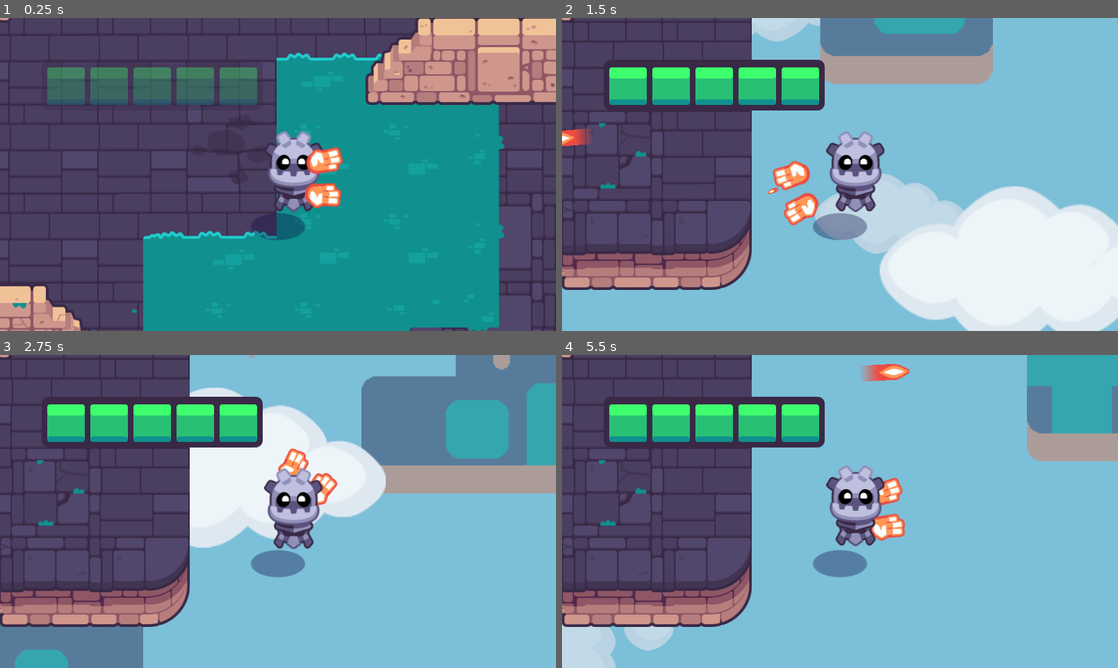
Above: before the commit, frames 1-4 (two rows, left to right).
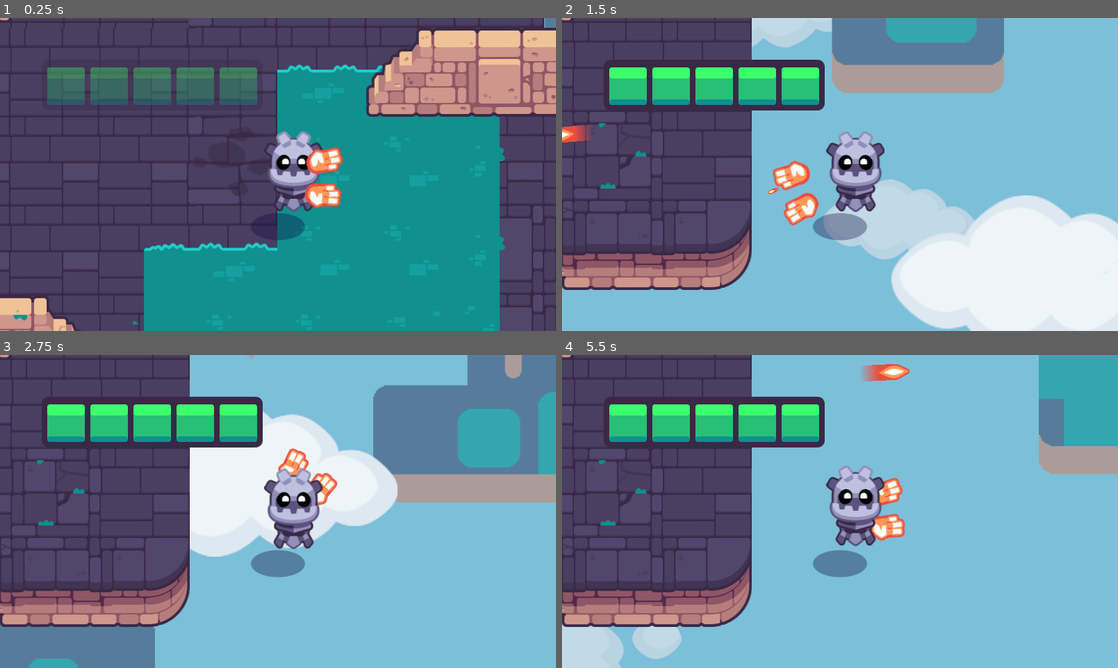
Above: after the commit, the same moments.

Repository: ellaclz/2d-GameDev_Course
Game: Godot game, scene res://start.tscn
Same seed, same stepped clock (60 frames per second), same inputs: the game is played once before the commit and once after it. This scene is started directly instead of the project's main scene. Sound files missing from this copy of the repository are replaced by a short silence.
Inputs (mouse positions are in pixels of both pictures, inside the frame that each line leads up to):
- Up to frame 1 (0.25 s): no input
- Up to frame 2 (1.5 s): tap Enter at 0.5 s; move the mouse to (962, 158) at 0.52 s; hold D (move_right) 0.53-1.25 s; hold Mouse wheel down (cycle_weapon_down) 0.53-1.25 s; click (962, 158) at 0.67 s; drag from (728, 190) to (812, 237) at 1.27 s
- Up to frame 3 (2.75 s): move the mouse to (333, 442) at 2.02 s; press the mouse at (333, 442) at 2.03 s; hold D (move_right) from 2.03 s (still down)
- Up to frame 4 (5.5 s): release D (move_right) at 2.75 s; release the mouse at (895, 442) at 2.75 s; drag from (812, 574) to (673, 464) at 2.77 s; move the mouse to (1006, 558) at 3.52 s; hold A (move_left) 3.53-4.25 s; hold Mouse wheel up (cycle_weapon_up) 3.53-4.25 s; drag from (673, 464) to (840, 539) at 4.27 s; move the mouse to (867, 511) at 5.02 s; hold S (move_down) from 5.03 s (still down); hold Mouse wheel down (cycle_weapon_down) from 5.03 s (still down); click (867, 511) at 5.17 s

The runs differ from the first frame. In frame 1, 15% of the frame differs, in the area x 0-100%, y 0-100%; in frame 2, 6.3%; in frame 3, 7.6%; in frame 4, 2.8%.

Commit message:
misc changes

Diff:
--- a/02.getting-to-know-godot/project.godot
+++ b/02.getting-to-know-godot/project.godot
@@ -30,6 +30,10 @@
 window/size/viewport_height=1080
 window/stretch/mode="2d"
 window/size/fullscreen=true
+
+[editor_plugins]
+
+enabled=PackedStringArray("res://addons/godot_tours/plugin.cfg")
 
 [filesystem]
 
--- a/02.getting-to-know-godot/start.tscn
+++ b/02.getting-to-know-godot/start.tscn
@@ -34,7 +34,7 @@
 position = Vector2(-1792, 1280)
 
 [node name="RoomB" parent="." instance=ExtResource("6_xjlll")]
-position = Vector2(896, 1024)
+position = Vector2(906, 1024)
 
 [node name="RoomC" parent="." instance=ExtResource("7_27hy6")]
 position = Vector2(896, -1536)
Not shown, changed: 02.getting-to-know-godot/godot_tours.log
Not shown, removed: 02.getting-to-know-godot/godot_tours.log-jWCMZj
